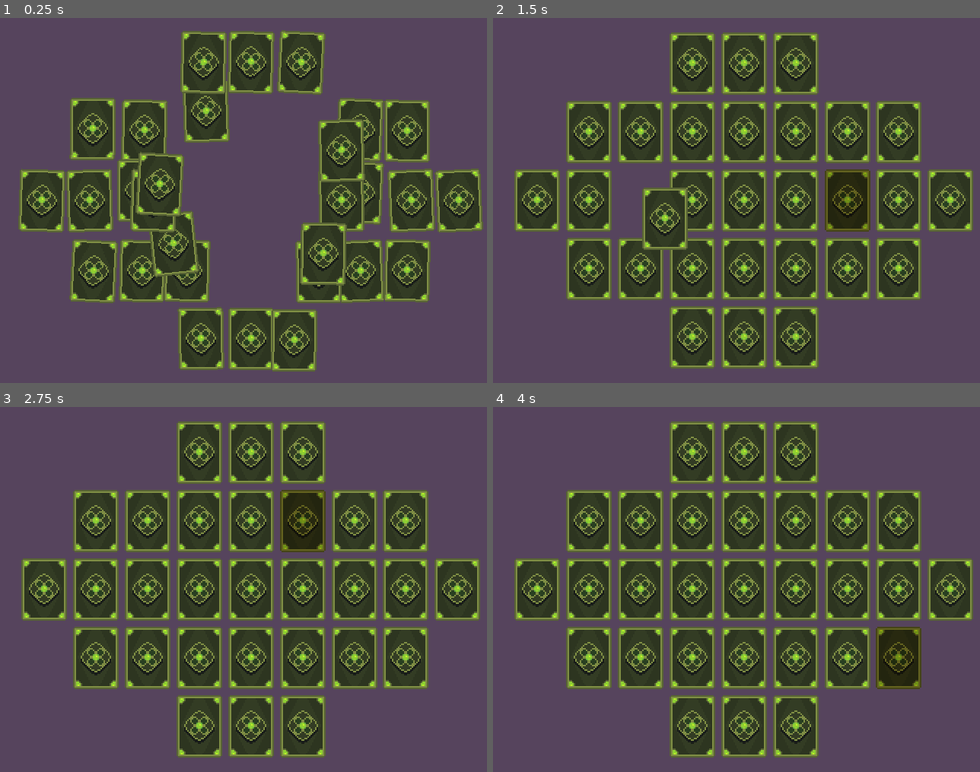
Above: before the commit, frames 1-4 (two rows, left to right).
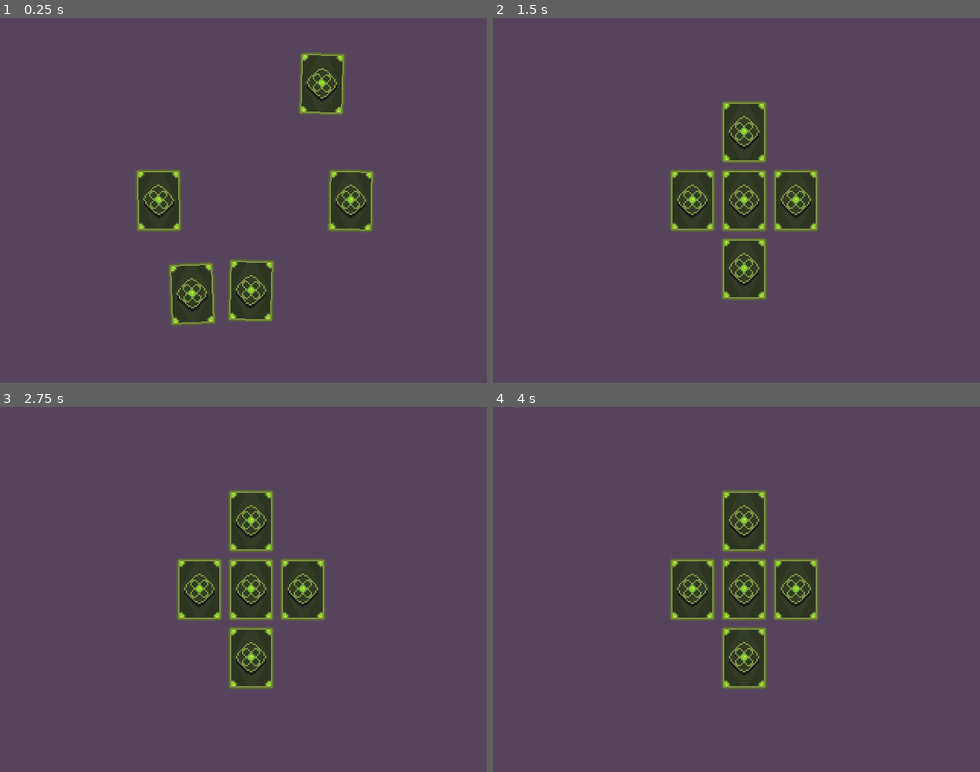
Above: after the commit, the same moments.

Repository: guilhermesgb/lonely-memory-game
Game: Godot game, scene res://Board.tscn
Two runs of this game, one before a commit and one after it. Both use one fixed random seed, a clock stepped at 60 frames per second and the inputs below.
Inputs (mouse positions are in pixels of both pictures, inside the frame that each line leads up to):
- Up to frame 1 (0.25 s): no input
- Up to frame 2 (1.5 s): move the mouse to (843, 182) at 0.52 s; click (843, 182) at 0.67 s; tap Enter at 1.25 s; drag from (639, 218) to (712, 273) at 1.27 s
- Up to frame 3 (2.75 s): move the mouse to (292, 509) at 2.02 s; click (292, 509) at 2.17 s
- Up to frame 4 (4 s): tap Space at 2.75 s; drag from (712, 662) to (590, 534) at 2.77 s; move the mouse to (882, 644) at 3.52 s; click (882, 644) at 3.67 s

The runs differ from the first frame. In frame 1, 39% of the frame differs, in the area x 3-100%, y 3-97%; in frame 2, 38%; in frame 3, 38%; in frame 4, 38%.

Commit message:
Parameterize board level, assign types to cards

Diff:
--- a/Board.gd
+++ b/Board.gd
@@ -1,18 +1,57 @@
 extends Node2D
+
+const Global = preload("Global.gd")
 
 signal preparation_done
 
+export(int) var CURRENT_LEVEL = 1
+
+onready var rng = RandomNumberGenerator.new()
 onready var slots = get_tree().get_nodes_in_group("slots")
 onready var cards = get_tree().get_nodes_in_group("cards")
 onready var timer = $Timer
 
+var availableSlotsCounter = 0
 var occupiedSlotsCounter = 0
 
 func _ready():
+	rng.randomize()
+	occupy_excess_slots()
+	keep_unoccupied_slots()
+	free_excess_cards()
+
+func occupy_excess_slots():
 	for slot in slots:
 		slot.connect("slot_occupied", self, "_on_slot_occupied")
-	for card in cards:
-		card.setup(self)
+		slot.setup(CURRENT_LEVEL)
+
+func keep_unoccupied_slots():
+	for slot in slots:
+		if not slot.is_occupied():
+			availableSlotsCounter = availableSlotsCounter + 1
+
+func free_excess_cards():
+	var cardsToFree = []
+	var cardsToSetup = []
+
+	var cardIndex = rng.randi_range(0, 4)
+	for count in cards.size():
+
+		if (cardsToSetup.size() < availableSlotsCounter):
+			cardsToSetup.append(cards[cardIndex])
+
+		else:
+			cardsToFree.append(cards[cardIndex])
+
+		cardIndex = (cardIndex + 1) % cards.size()
+
+	for card in cardsToFree:
+		card.destroy()
+
+	for card in cardsToSetup:
+		card.setup(self, rng)
+
+	cards = cardsToSetup
 
 func _on_Timer_timeout():
 	print("restarting current scene")
@@ -25,5 +64,44 @@
 	occupiedSlotsCounter = occupiedSlotsCounter + 1
 
 	if (occupiedSlotsCounter == slots.size()):
+		assign_types_to_cards()
 		emit_signal("preparation_done")
 		timer.start()
+
+func assign_types_to_cards():
+	var typesToAssign = Global.CardType.values()
+	var typesToAssignCount = ceil(cards.size() / 2.0)
+	var usedTypes = [Global.CardType.NONE]
+
+	while typesToAssignCount > 0:
+		var typeToAssign = find_available_type(typesToAssign, usedTypes)
+
+		if typesToAssignCount == 1:
+			find_unassigned_card().set_assigned_type(typeToAssign)
+
+		else:
+			find_unassigned_card().set_assigned_type(typeToAssign)
+			find_unassigned_card().set_assigned_type(typeToAssign)
+
+		usedTypes.append(typeToAssign)
+		typesToAssignCount = typesToAssignCount - 1
+
+func find_available_type(typesToAssign, usedTypes):
+	var availableTypes = []
+
+	for type in typesToAssign:
+		if type in usedTypes:
+			continue
+		availableTypes.append(type)
+
+	return availableTypes[rng.randi_range(0, availableTypes.size() - 1)]
+
+func find_unassigned_card():
+	var unassignedCards = []
+
+	for card in cards:
+		if card.has_assigned_type():
+			continue
+		unassignedCards.append(card)
+
+	return unassignedCards[rng.randi_range(0, unassignedCards.size() - 1)]
--- a/Board.tscn
+++ b/Board.tscn
@@ -9,179 +9,208 @@
 
 [node name="Slot" parent="." instance=ExtResource( 3 )]
 position = Vector2( 164.908, 120.137 )
+MIN_LEVEL = 1
 
 [node name="Slot2" parent="." instance=ExtResource( 3 )]
 position = Vector2( 164.908, 165.137 )
+MIN_LEVEL = 1
 
 [node name="Slot3" parent="." instance=ExtResource( 3 )]
 position = Vector2( 164.908, 75.1367 )
+MIN_LEVEL = 1
 
 [node name="Slot4" parent="." instance=ExtResource( 3 )]
 position = Vector2( 130.908, 210.137 )
+MIN_LEVEL = 11
 
 [node name="Slot5" parent="." instance=ExtResource( 3 )]
 position = Vector2( 164.908, 210.137 )
+MIN_LEVEL = 7
 
 [node name="Slot6" parent="." instance=ExtResource( 3 )]
 position = Vector2( 164.908, 30.1367 )
+MIN_LEVEL = 7
 
 [node name="Slot7" parent="." instance=ExtResource( 3 )]
 position = Vector2( 130.908, 75.1367 )
+MIN_LEVEL = 3
 
 [node name="Slot8" parent="." instance=ExtResource( 3 )]
 position = Vector2( 130.908, 120.137 )
+MIN_LEVEL = 1
 
 [node name="Slot9" parent="." instance=ExtResource( 3 )]
 position = Vector2( 232.908, 165.137 )
+MIN_LEVEL = 5
 
 [node name="Slot10" parent="." instance=ExtResource( 3 )]
 position = Vector2( 198.908, 165.137 )
+MIN_LEVEL = 3
 
 [node name="Slot11" parent="." instance=ExtResource( 3 )]
 position = Vector2( 62.908, 120.137 )
+MIN_LEVEL = 8
 
 [node name="Slot12" parent="." instance=ExtResource( 3 )]
 position = Vector2( 266.68, 165.137 )
+MIN_LEVEL = 9
 
 [node name="Slot13" parent="." instance=ExtResource( 3 )]
 position = Vector2( 28.908, 120.137 )
+MIN_LEVEL = 13
 
 [node name="Slot14" parent="." instance=ExtResource( 3 )]
 position = Vector2( 62.908, 165.137 )
+MIN_LEVEL = 12
 
 [node name="Slot15" parent="." instance=ExtResource( 3 )]
 position = Vector2( 232.908, 120.137 )
+MIN_LEVEL = 4
 
 [node name="Slot16" parent="." instance=ExtResource( 3 )]
 position = Vector2( 198.908, 210.137 )
+MIN_LEVEL = 10
 
 [node name="Slot17" parent="." instance=ExtResource( 3 )]
 position = Vector2( 300.68, 120.137 )
+MIN_LEVEL = 13
 
 [node name="Slot18" parent="." instance=ExtResource( 3 )]
 position = Vector2( 232.908, 75.1367 )
+MIN_LEVEL = 6
 
 [node name="Slot19" parent="." instance=ExtResource( 3 )]
 position = Vector2( 198.908, 120.137 )
+MIN_LEVEL = 1
 
 [node name="Slot20" parent="." instance=ExtResource( 3 )]
 position = Vector2( 198.908, 75.1367 )
+MIN_LEVEL = 2
 
 [node name="Slot21" parent="." instance=ExtResource( 3 )]
 position = Vector2( 266.68, 120.137 )
+MIN_LEVEL = 8
 
 [node name="Slot22" parent="." instance=ExtResource( 3 )]
 position = Vector2( 130.908, 165.137 )
+MIN_LEVEL = 2
 
 [node name="Slot23" parent="." instance=ExtResource( 3 )]
 position = Vector2( 96.9081, 75.1367 )
+MIN_LEVEL = 5
 
 [node name="Slot24" parent="." instance=ExtResource( 3 )]
 position = Vector2( 198.908, 30.1367 )
+MIN_LEVEL = 11
 
 [node name="Slot25" parent="." instance=ExtResource( 3 )]
 position = Vector2( 130.908, 30.1367 )
+MIN_LEVEL = 10
 
 [node name="Slot26" parent="." instance=ExtResource( 3 )]
 position = Vector2( 96.9081, 120.137 )
+MIN_LEVEL = 4
 
 [node name="Slot27" parent="." instance=ExtResource( 3 )]
 position = Vector2( 62.908, 75.137 )
+MIN_LEVEL = 9
 
 [node name="Slot28" parent="." instance=ExtResource( 3 )]
 position = Vector2( 266.68, 75.137 )
+MIN_LEVEL = 12
 
 [node name="Slot29" parent="." instance=ExtResource( 3 )]
 position = Vector2( 96.9081, 165.137 )
+MIN_LEVEL = 6
 
 [node name="Card" parent="." instance=ExtResource( 1 )]
-position = Vector2( 164.908, -120 )
+position = Vector2( 166.097, -120 )
 
 [node name="Card2" parent="." instance=ExtResource( 1 )]
-position = Vector2( 164.908, -120 )
+position = Vector2( 450.817, 120.137 )
 
 [node name="Card3" parent="." instance=ExtResource( 1 )]
-position = Vector2( 164.908, -120 )
+position = Vector2( 164.908, 360.274 )
 
 [node name="Card4" parent="." instance=ExtResource( 1 )]
-position = Vector2( 164.908, 360.274 )
+position = Vector2( -121.229, 120.137 )
 
 [node name="Card5" parent="." instance=ExtResource( 1 )]
-position = Vector2( 164.908, 360.274 )
+position = Vector2( 450.817, -120 )
 
 [node name="Card6" parent="." instance=ExtResource( 1 )]
-position = Vector2( 164.908, 360.274 )
+position = Vector2( -121.229, 360.274 )
 
 [node name="Card7" parent="." instance=ExtResource( 1 )]
-position = Vector2( 450.817, 120.137 )
+position = Vector2( -121.229, -120 )
 
 [node name="Card8" parent="." instance=ExtResource( 1 )]
-position = Vector2( 450.817, 120.137 )
+position = Vector2( 450.817, 360.274 )
 
 [node name="Card9" parent="." instance=ExtResource( 1 )]
-position = Vector2( 450.817, 120.137 )
+position = Vector2( 166.097, -120 )
 
 [node name="Card10" parent="." instance=ExtResource( 1 )]
-position = Vector2( -121.229, 120.137 )
+position = Vector2( 450.817, 120.137 )
 
 [node name="Card11" parent="." instance=ExtResource( 1 )]
-position = Vector2( -121.229, 120.137 )
+position = Vector2( 164.908, 360.274 )
 
 [node name="Card12" parent="." instance=ExtResource( 1 )]
 position = Vector2( -121.229, 120.137 )
 
 [node name="Card13" parent="." instance=ExtResource( 1 )]
-position = Vector2( -121.229, -120 )
+position = Vector2( 450.817, -120 )
 
 [node name="Card14" parent="." instance=ExtResource( 1 )]
-position = Vector2( -121.229, -120 )
+position = Vector2( -121.229, 360.274 )
 
 [node name="Card15" parent="." instance=ExtResource( 1 )]
 position = Vector2( -121.229, -120 )
 
 [node name="Card16" parent="." instance=ExtResource( 1 )]
-position = Vector2( -121.229, -120 )
+position = Vector2( 450.817, 360.274 )
 
 [node name="Card17" parent="." instance=ExtResource( 1 )]
-position = Vector2( 450.817, 360.274 )
+position = Vector2( 166.097, -120 )
 
 [node name="Card18" parent="." instance=ExtResource( 1 )]
-position = Vector2( -121.229, 360.274 )
+position = Vector2( 450.817, 120.137 )
 
 [node name="Card19" parent="." instance=ExtResource( 1 )]
-position = Vector2( 450.817, -120 )
+position = Vector2( 164.908, 360.274 )
 
 [node name="Card20" parent="." instance=ExtResource( 1 )]
-position = Vector2( 166.097, -120 )
+position = Vector2( -121.229, 120.137 )
 
 [node name="Card21" parent="." instance=ExtResource( 1 )]
-position = Vector2( -121.229, 360.274 )
+position = Vector2( 450.817, -120 )
 
 [node name="Card22" parent="." instance=ExtResource( 1 )]
 position = Vector2( -121.229, 360.274 )
 
 [node name="Card23" parent="." instance=ExtResource( 1 )]
-position = Vector2( -121.229, 360.274 )
+position = Vector2( -121.229, -120 )
 
 [node name="Card24" parent="." instance=ExtResource( 1 )]
 position = Vector2( 450.817, 360.274 )
 
 [node name="Card25" parent="." instance=ExtResource( 1 )]
-position = Vector2( 450.817, 360.274 )
+position = Vector2( 166.097, -120 )
 
 [node name="Card26" parent="." instance=ExtResource( 1 )]
-position = Vector2( 450.817, 360.274 )
+position = Vector2( 450.817, 120.137 )
 
 [node name="Card27" parent="." instance=ExtResource( 1 )]
-position = Vector2( 450.817, -120 )
+position = Vector2( 164.908, 360.274 )
 
 [node name="Card28" parent="." instance=ExtResource( 1 )]
-position = Vector2( 450.817, -120 )
+position = Vector2( -121.229, 120.137 )
 
 [node name="Card29" parent="." instance=ExtResource( 1 )]
 position = Vector2( 450.817, -120 )
 
 [node name="Timer" type="Timer" parent="."]
-wait_time = 15.0
+wait_time = 60.0
 one_shot = true
 [connection signal="timeout" from="Timer" to="." method="_on_Timer_timeout"]
--- a/Card.gd
+++ b/Card.gd
@@ -1,9 +1,11 @@
 extends Node2D
 
+const Global = preload("Global.gd")
+
+signal card_destroyed(name)
 signal select_for_reveal_updated(name)
 signal select_for_win_updated(name)
 
-onready var rng = RandomNumberGenerator.new()
 onready var noise = OpenSimplexNoise.new()
 
 onready var sprite = $Sprite
@@ -15,33 +17,46 @@
 var isLockedToSlot
 var isSelectedForReveal
 var isSelectedForWin
+var assignedType = Global.CardType.NONE
 
-func setup(board):
+var rng
+
+func setup(board, randomNumberGenerator):
+	rng = randomNumberGenerator
+	noise.seed = randi()
+	noise.octaves = 4
+	noise.period = 20
+	noise.persistence = 0.8
+
 	board.connect("preparation_done", self, "_on_preparation_done")
 
 	for card in cards:
 		card.connect("select_for_reveal_updated", self, "_on_select_for_reveal_updated")
 		card.connect("select_for_win_updated", self, "_on_select_for_win_updated")
-
-func _ready():
-	rng.randomize()
-	noise.seed = randi()
-	noise.octaves = 4
-	noise.period = 20
-	noise.persistence = 0.8
+		card.connect("card_destroyed", self, "_on_card_destroyed")
 
 	touchInputDetector.setup(self)
 	touchInputDetector.disable()
-	find_nearest_unoccupied_slot()
+
+func destroy():
+	emit_signal("card_destroyed", self.name)
+	queue_free()
 
 func _on_preparation_done():
 	touchInputDetector.enable()
+	touchInputDetector.DRAG_ENABLED = false
+
+func has_assigned_type():
+	return assignedType != Global.CardType.NONE
+
+func set_assigned_type(typeToAssign):
+	assignedType = typeToAssign
 
 func is_selected_for_reveal():
 	return isSelectedForReveal
 
-func set_selected_for_reveal(isSelectedForReveal):
-	self.isSelectedForReveal = isSelectedForReveal
+func set_selected_for_reveal(selected):
+	isSelectedForReveal = selected
 
 	if isSelectedForReveal:
 		emit_signal("select_for_reveal_updated", self.name)
@@ -49,16 +64,16 @@
 func is_selected_for_win():
 	return isSelectedForWin
 
-func set_selected_for_win(isSelectedForWin):
-	self.isSelectedForWin = isSelectedForWin
+func set_selected_for_win(selected):
+	isSelectedForWin = selected
 
 	if isSelectedForWin:
 		emit_signal("select_for_win_updated", self.name)
 
-func _on_select_for_reveal_updated(name):
+func _on_select_for_reveal_updated(_name):
 	set_selected_for_win(false)
 
-func _on_select_for_win_updated(name):
+func _on_select_for_win_updated(_name):
 	if name == self.name:
 		return
 
@@ -93,6 +108,9 @@
 			set_rotation(variation * 0.523599)
 			set_z_index(get_z_index() + 1)
 
+	if targetSlot == null:
+		destroy()
+
 func is_close_enough_to_target_slot():
 	var difference = position - targetSlot.global_position
 	return abs(difference.x) < 15 and abs(difference.y) < 15
@@ -104,7 +122,13 @@
 		set_z_index(0)
 		print("LOCK")
 
+func _on_card_destroyed(_name):
+	cards = get_tree().get_nodes_in_group("cards")
+
 func _physics_process(delta):
+	if is_queued_for_deletion():
+		return
+
 	render_selected_state()
 
 	if touchInputDetector.is_detecting_touch():
@@ -112,7 +136,10 @@
 	elif not isLockedToSlot and (targetSlot == null or targetSlot.is_occupied()):
 		find_nearest_unoccupied_slot()
 
-	set_position(lerp(global_position, targetSlot.global_position, rng.randf_range(8, 24) * delta))
+	if targetSlot == null:
+		return
+
+	set_position(lerp(global_position, targetSlot.global_position, rng.randf_range(0.8, 16) * delta))
 	set_rotation(lerp_angle(rotation, 0, rng.randf_range(0.8, 8) * delta))
 
 	if is_close_enough_to_target_slot():
@@ -130,12 +157,12 @@
 		targetSlot.deoccupy()
 		set_z_index(1)
 	find_nearest_unoccupied_slot()
-	print("DRAG")
+	print("DRAG - " + String(assignedType))
 
 func _on_TouchInputDetector_tapped():
 	set_selected_for_reveal(!isSelectedForReveal)
-	print("TAP")
+	print("TAP - " + String(assignedType))
 
 func _on_TouchInputDetector_long_pressed():
 	set_selected_for_win(!isSelectedForWin)
-	print("LONG_PRESS")
+	print("LONG_PRESS - " + String(assignedType))
--- /dev/null
+++ b/Global.gd
@@ -0,0 +1,18 @@
+enum CardType {
+	NONE,
+	TYPE1,
+	TYPE2,
+	TYPE3,
+	TYPE4,
+	TYPE5,
+	TYPE6,
+	TYPE7,
+	TYPE8,
+	TYPE9,
+	TYPE10,
+	TYPE11,
+	TYPE12,
+	TYPE13,
+	TYPE14,
+	TYPE15
+}
--- a/Slot.gd
+++ b/Slot.gd
@@ -1,11 +1,20 @@
 extends Position2D
 
 signal slot_occupied
+
+export(int) var MIN_LEVEL = 0
 
 var isOccupied = false
 
 #func _draw():
 #	draw_circle(Vector2.ZERO, 15, Color("#b1876c"))
+
+func setup(current_level):
+	if current_level >= MIN_LEVEL:
+		deoccupy()
+
+	else:
+		occupy()
 
 func occupy():
 	emit_signal("slot_occupied")
--- a/TouchInputDetector.gd
+++ b/TouchInputDetector.gd
@@ -1,4 +1,11 @@
 extends Node2D
+
+enum TouchType {
+	NONE,
+	SIMPLE_TAP,
+	LONG_PRESS,
+	DRAG
+}
 
 signal tapped
 signal long_pressed
@@ -8,8 +15,6 @@
 export(bool) var DRAG_ENABLED = true
 
 onready var longPressTimer = $LongPressTimer
-
-enum TouchType {NONE, SIMPLE_TAP, LONG_PRESS, DRAG}
 
 var startedTouchPress = false
 var isStillTouchPressing = false
@@ -22,8 +27,8 @@
 var isEnabled = false
 var user
 
-func setup(user):
-	self.user = user
+func setup(touchInputUser):
+	user = touchInputUser
 
 func disable():
 	isEnabled = false
Not shown, changed: .gitignore
